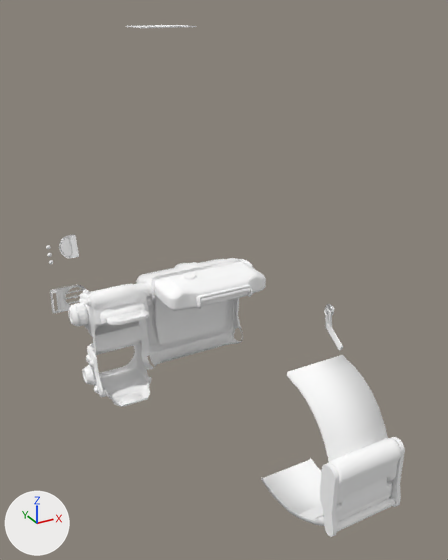
An edit to the Blender file pip boy 2000.blend, drawn before and after from the same camera.
Both versions are drawn from a camera (50 mm lens) standing at (-23.0, -61.7, 37.1) and looking at (8.8, -3.8, 8.2). The axes (+X, +Y, +Z) are drawn at lower left. The lights are the same throughout.

Objects in the first picture: 'Pip boy 2000', 'Pip boy 2000.001'.
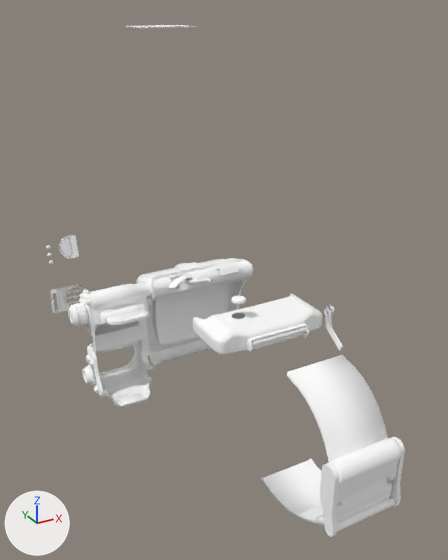
Pixel boxes (x1, y1, x2, y2) of what changed, in the pictures (448 x 560 px):
'Pip boy 2000', reshaped (6% narrower): before (68, 258, 266, 407); after (68, 258, 254, 407)
'Compute Module', added: after (193, 294, 322, 355)
'Pip boy 2000.004', added: after (231, 295, 246, 304)
part 1 of me_pip_boy_2000, deleted: before (155, 261, 266, 311)

What the commit changed:
me_pip_boy_2000 is used by ob_pip_boy_2000; location (-4.8, -5.0, 0.0); rotation (1.571, 0.0, 0.0), in degrees (90, 0, 0); scale (1.65, 1.65, 1.65).
me_pip_boy_2000 had 9835 vertices, 12865 faces, 21 loose edges and spanned x -1.76..12.09, y -3.5..5.66, z -6.42..0.91.
me_pip_boy_2000 now has 9073 vertices, 11952 faces, 21 loose edges and spans x -1.76..12.09, y -3.5..5.18, z -6.42..-0.56.
me_pip_boy_2000 part 1: 19 loose pieces with 762 vertices, spanning x 3.77..11.4, y 3.74..5.66, z -3.55..0.91, are deleted.
Mesh me_pip_boy_2000_008 is new.
It has 66 vertices, 72 faces and spans x 5.434..6.316, y 6.48..6.668, z -1.672..-0.805.
It uses material mat_material_0024ec (its picture is missing).
Mesh me_pip_boy_2000_007 is new.
It has 696 vertices, 842 faces and spans x 3.77..11.4, y 3.74..5.49, z -3.55..0.91.
It uses material mat_material_0024ec (its picture is missing).
Object 'Pip boy 2000.004' (ob_pip_boy_2000_004) is new; it shows me_pip_boy_2000_008.
Its location is (-4.8, -16.0, 0.0).
Its rotation in degrees is (90, 0, 0).
Its scale is (1.65, 1.65, 1.65).
It gains a BOOLEAN modifier named 'Boolean'.
Object 'Compute Module' (ob_compute_module) is new; it shows me_pip_boy_2000_007.
Its location is (-4.8, -16.0, 0.0).
Its rotation in degrees is (90, 0, 0).
Its scale is (1.65, 1.65, 1.65).
It gains a BOOLEAN modifier named 'Boolean'.
